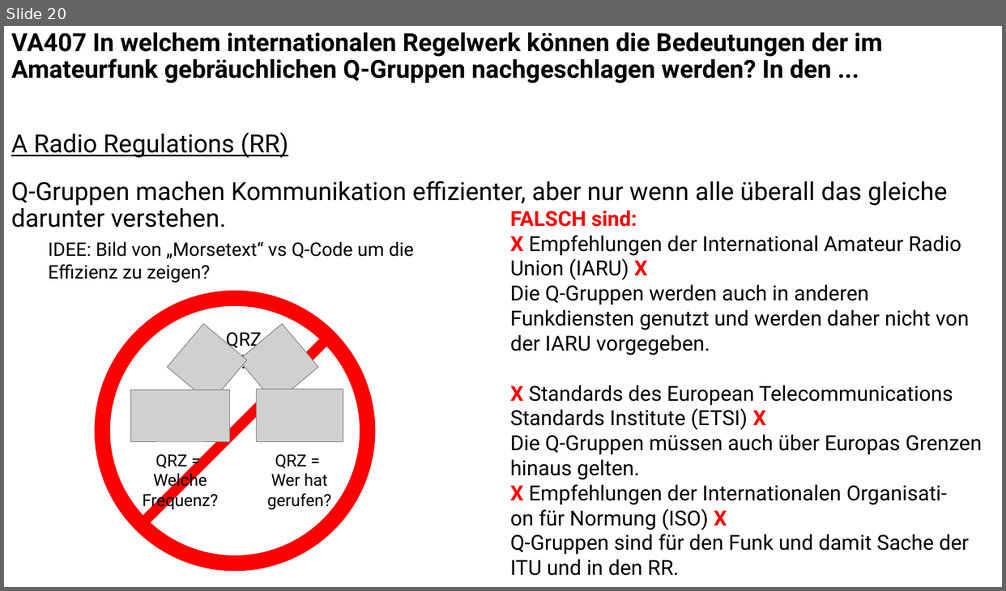
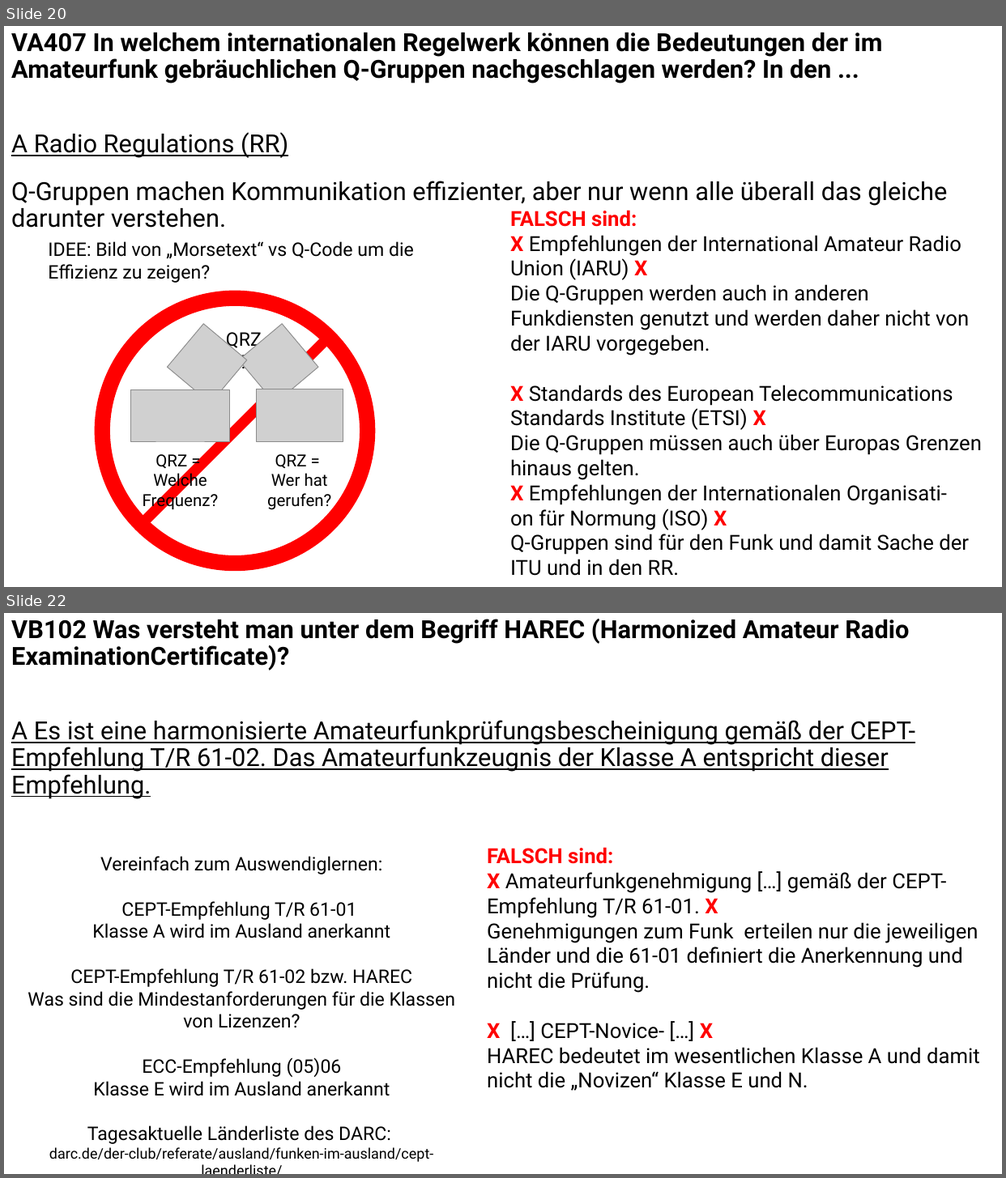
Before and after one commit to Nothinel/Lichtblicke_Amateurfunk, a slide deck: Kenntnisse_von_Vorschriften/Lichtblicke_Kenntnisse_von_Vorschriften.pptx. Shown one above the other, each under a label of ours: slide 20 before the commit, slides 20 and 22 after it; the slides between them are not shown. The pictures are 1006x591 and 1006x1178 pixels, drawn with LibreOffice and Linux fonts; fonts in the diff are those of the drawing; grey boxes stand for pictures. Boxes give left, top, right and bottom in pixels: in the first picture for what was removed or moved away, otherwise in the second. Text is boxed around its words. In the diff, an @@ line names an element or a change of style, - is before the commit and + after.

```diff
--- a/Kenntnisse_von_Vorschriften/Lichtblicke_Kenntnisse_von_Vorschriften.pptx
+++ b/Kenntnisse_von_Vorschriften/Lichtblicke_Kenntnisse_von_Vorschriften.pptx
@@ slide 22 added at [4, 613, 1002, 1174], background #FFFFFF @@
@@ text added at [11, 619, 915, 799], 24 pt, text #000000, underline @@
+VB102 Was versteht man unter dem Begriff HAREC (Harmonized Amateur Radio ExaminationCertificate)?
+A Es ist eine harmonisierte Amateurfunkprüfungsbescheinigung gemäß der CEPT-Empfehlung T/R 61-02. Das Amateurfunkzeugnis der Klasse A entspricht dieser Empfehlung.
@@ text added at [487, 847, 980, 1091], 20 pt, text #000000 @@
+FALSCH sind:
+X Amateurfunkgenehmigung […] gemäß der CEPT-Empfehlung T/R 61-01. X
+Genehmigungen zum Funk erteilen nur die jeweiligen Länder und die 61-01 definiert die Anerkennung und nicht die Prüfung.
+X […] CEPT-Novice- […] X
+HAREC bedeutet im wesentlichen Klasse A und damit nicht die „Novizen“ Klasse E und N.
@@ text added at [27, 856, 455, 1162], 18 pt, text #000000 @@
+Vereinfach zum Auswendiglernen:
+CEPT-Empfehlung T/R 61-01
+Klasse A wird im Ausland anerkannt
+CEPT-Empfehlung T/R 61-02 bzw. HAREC
+Was sind die Mindestanforderungen für die Klassen von Lizenzen?
+ECC-Empfehlung (05)06
+Klasse E wird im Ausland anerkannt
+Tagesaktuelle Länderliste des DARC:
+darc.de/der-club/referate/ausland/funken-im-ausland/cept-laenderliste/
```
Also in this commit, not shown: 1 slide changed, 10 other slides added, 2 other files.
